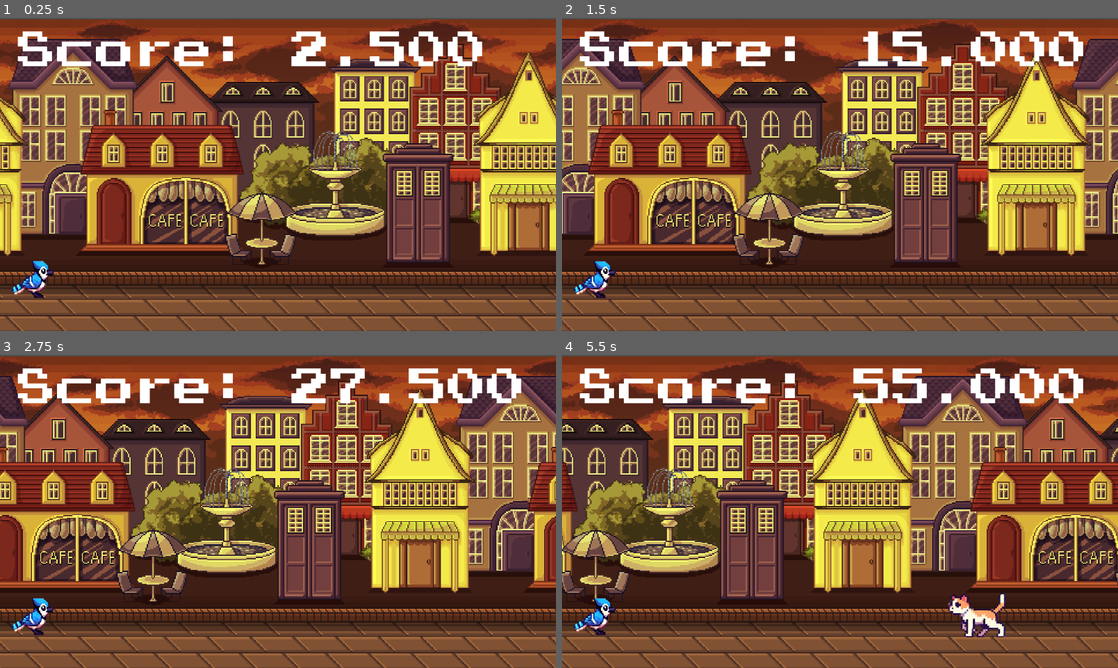
Above: before the commit, frames 1-4 (two rows, left to right).
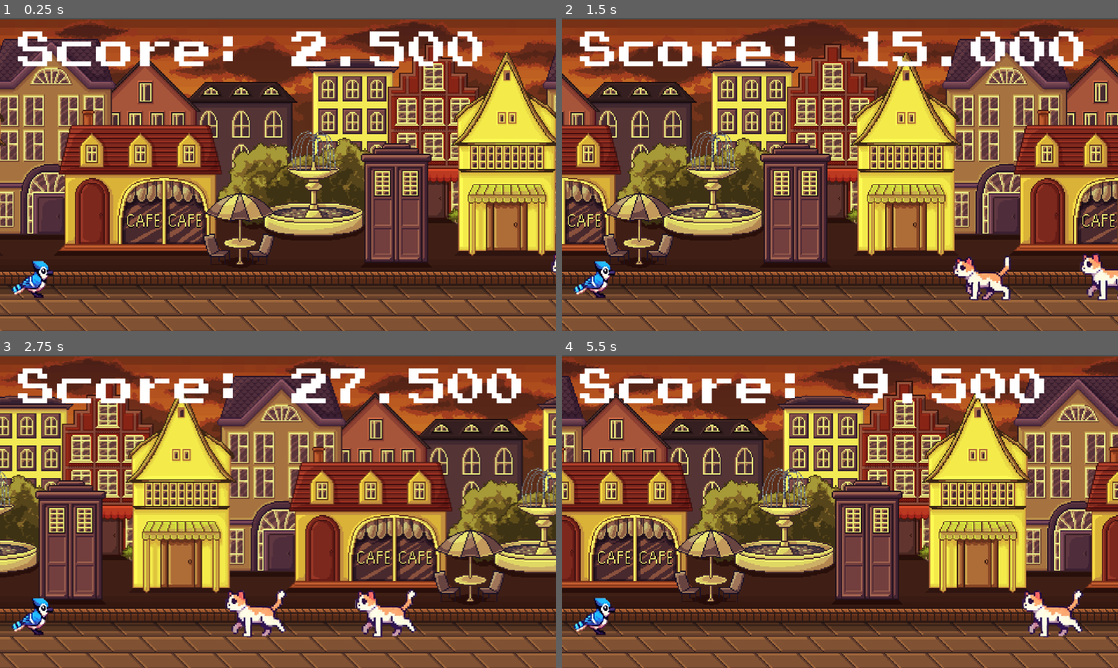
Above: after the commit, the same moments.

Repository: reddign/gamers
Game: Godot game, scene res://main.tscn
Same seed, same stepped clock (60 frames per second), same inputs: the game is played once before the commit and once after it.
Inputs:
- Up to frame 1 (0.25 s): no input
- Up to frame 2 (1.5 s): tap Enter (ui_accept) at 0.5, 0.77 s
- Up to frame 3 (2.75 s): tap Enter (ui_accept) at 1.52 s
- Up to frame 4 (5.5 s): tap Enter (ui_accept) at 3.02, 3.77, 4.52 s

The runs differ from the first frame. In frame 1, 48% of the frame differs, in the area x 0-100%, y 1-100%; in frame 2, 65%; in frame 3, 66%; in frame 4, 67%.

Commit message:
added basic obstacle spawning

Diff:
--- /dev/null
+++ b/web_src/games/jayrunner/jayrunner_src/global.gd
@@ -0,0 +1,12 @@
+extends Node
+
+static var SCROLL_SPEED = 300
+
+# Called when the node enters the scene tree for the first time.
+func _ready() -> void:
+	pass # Replace with function body.
+
+
+# Called every frame. 'delta' is the elapsed time since the previous frame.
+func _process(delta: float) -> void:
+	pass
--- a/web_src/games/jayrunner/jayrunner_src/main.gd
+++ b/web_src/games/jayrunner/jayrunner_src/main.gd
@@ -1,18 +1,33 @@
 extends Node2D
 
 var scrolling = true
+@export var SCROLL_SPEED = 300
+@onready var obstacle:PackedScene = preload("res://Obstacles.tscn")
 
 # Called when the node enters the scene tree for the first time.
 func _ready() -> void:
 	pass
 
-# Called every frame. 'delta' is the elapsed time since the previous frame.
+# Called every frame. 'delta' is the elapsed time since the previous fram
 # TODO increase scrolling speed with time
 func _process(delta: float) -> void:
 	if scrolling == true:
-		$ParallaxBackground.scroll_offset.x -= delta * 100
+		$ParallaxBackground.scroll_offset.x -= Global.SCROLL_SPEED * delta
 
 # TODO spawn obstacles at random intervals
 
 func _on_obstacles_end_game() -> void:
 	scrolling = false
+	get_children()
+
+
+func _on_obstacle_timer_timeout() -> void:
+	if scrolling:
+		print("spawning a new obstacle!")
+		var new_obstacle = obstacle.instantiate()
+		new_obstacle.position.x = 1400
+		new_obstacle.position.y = 649
+		new_obstacle.visible = true
+		new_obstacle.add_to_group('obstacles')
+		self.add_child(new_obstacle)
+		$ObstacleTimer.start(randf_range(1.5, 3))
--- a/web_src/games/jayrunner/jayrunner_src/main.tscn
+++ b/web_src/games/jayrunner/jayrunner_src/main.tscn
@@ -61,17 +61,13 @@
 position = Vector2(4.31522, 14.2475)
 shape = SubResource("RectangleShape2D_qjn3n")
 
-[node name="Obstacles" parent="Area2D" instance=ExtResource("1_vh1nm")]
-position = Vector2(-8.32948, 9.08281)
-rotation = 0.00615358
-scale = Vector2(0.178094, 0.178094)
-
 [node name="ParallaxBackground" type="ParallaxBackground" parent="."]
 
 [node name="ParallaxLayer" type="ParallaxLayer" parent="ParallaxBackground"]
 motion_mirroring = Vector2(1280, 720)
 
 [node name="Background" type="TextureRect" parent="ParallaxBackground/ParallaxLayer"]
+z_index = -6
 texture_repeat = 2
 offset_left = -35.0
 offset_top = 3.0
@@ -84,6 +80,7 @@
 script = ExtResource("4_r5d0f")
 
 [node name="ObstacleTimer" type="Timer" parent="."]
+autostart = true
 
 [node name="ScoreLabel" type="Label" parent="."]
 offset_left = 41.0
@@ -95,6 +92,13 @@
 text = "Score: 0"
 script = ExtResource("9_6bb6e")
 
-[connection signal="end_game" from="Area2D/Obstacles" to="." method="_on_obstacles_end_game"]
-[connection signal="end_game" from="Area2D/Obstacles" to="Jay" method="_on_obstacles_end_game"]
-[connection signal="end_game" from="Area2D/Obstacles" to="ScoreLabel" method="_on_obstacles_end_game"]
+[node name="Obstacles" parent="." groups=["obstacles"] instance=ExtResource("1_vh1nm")]
+position = Vector2(1400, 649)
+rotation = 0.00615358
+scale = Vector2(0.999998, 0.999998)
+
+[connection signal="timeout" from="ObstacleTimer" to="." method="_on_obstacle_timer_timeout"]
+[connection signal="end_game" from="Obstacles" to="." method="_on_obstacles_end_game"]
+[connection signal="end_game" from="Obstacles" to="Jay" method="_on_obstacles_end_game"]
+[connection signal="end_game" from="Obstacles" to="ScoreLabel" method="_on_obstacles_end_game"]
+[connection signal="end_game" from="Obstacles" to="Obstacles" method="_on_end_game"]
--- a/web_src/games/jayrunner/jayrunner_src/obstacle.gd
+++ b/web_src/games/jayrunner/jayrunner_src/obstacle.gd
@@ -5,12 +5,16 @@
 var game_over = false
 
 func _ready():
-	position.x = 600
+	position.x = 1400
 	$cat2D.play()
+	add_to_group("obstacles")
 
 func _process(delta):
 	if not game_over:
-		position.x -= 100 * delta
+		position.x -= Global.SCROLL_SPEED * delta
+
+	if position.x < -200:
+		queue_free()
 
 
 
@@ -18,5 +22,11 @@
 	game_over = true
 	$cat2D.pause()
 	emit_signal("end_game")
+	get_tree().call_group("obstacles","stop_moving")
 	print("GAME OVER")
 	print("Press space to try again!")
+
+
+func stop_moving():
+	game_over = true
+	$cat2D.pause()
--- a/web_src/games/jayrunner/jayrunner_src/project.godot
+++ b/web_src/games/jayrunner/jayrunner_src/project.godot
@@ -16,6 +16,10 @@
 boot_splash/image="res://White_E_Logo.png"
 config/icon="res://icon.svg"
 
+[autoload]
+
+Global="*res://global.gd"
+
 [display]
 
 window/size/viewport_width=1280
@@ -26,6 +30,10 @@
 
 version_control/plugin_name="GitPlugin"
 version_control/autoload_on_startup=true
+
+[global_group]
+
+obstacles=""
 
 [input]
 
